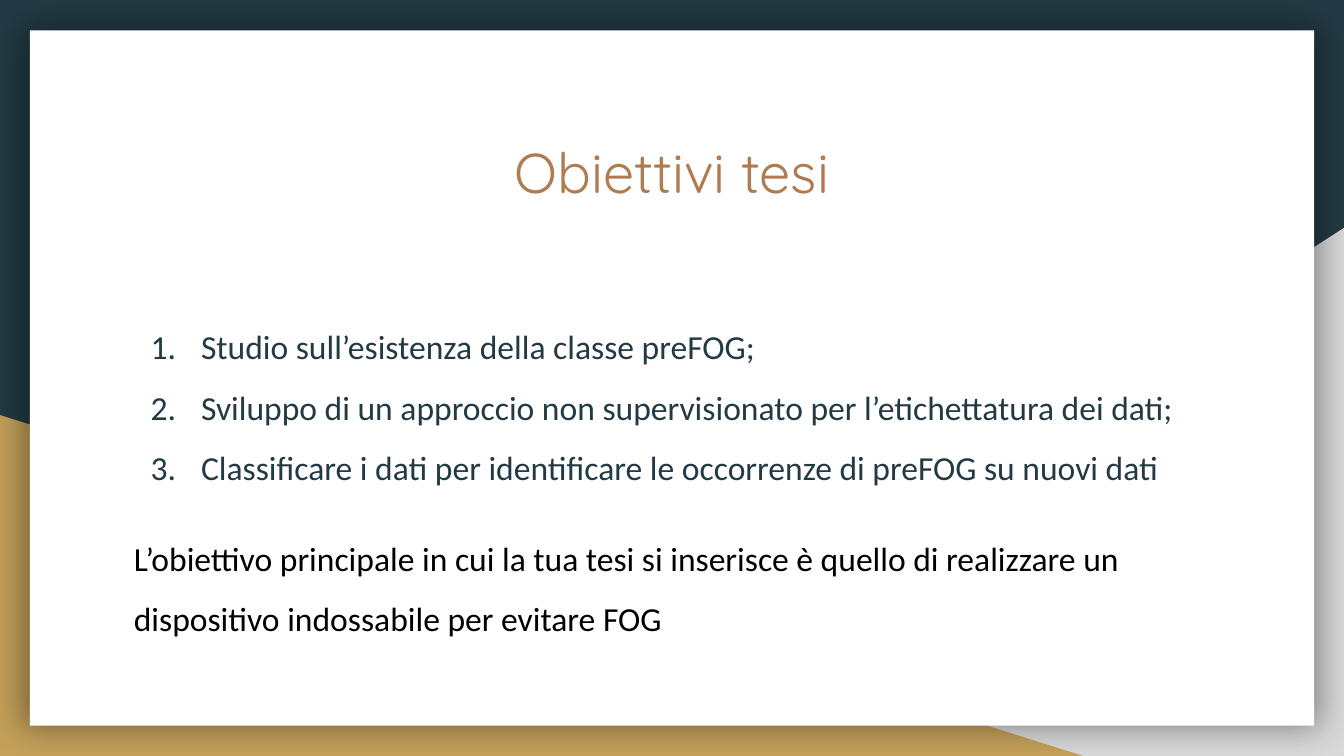
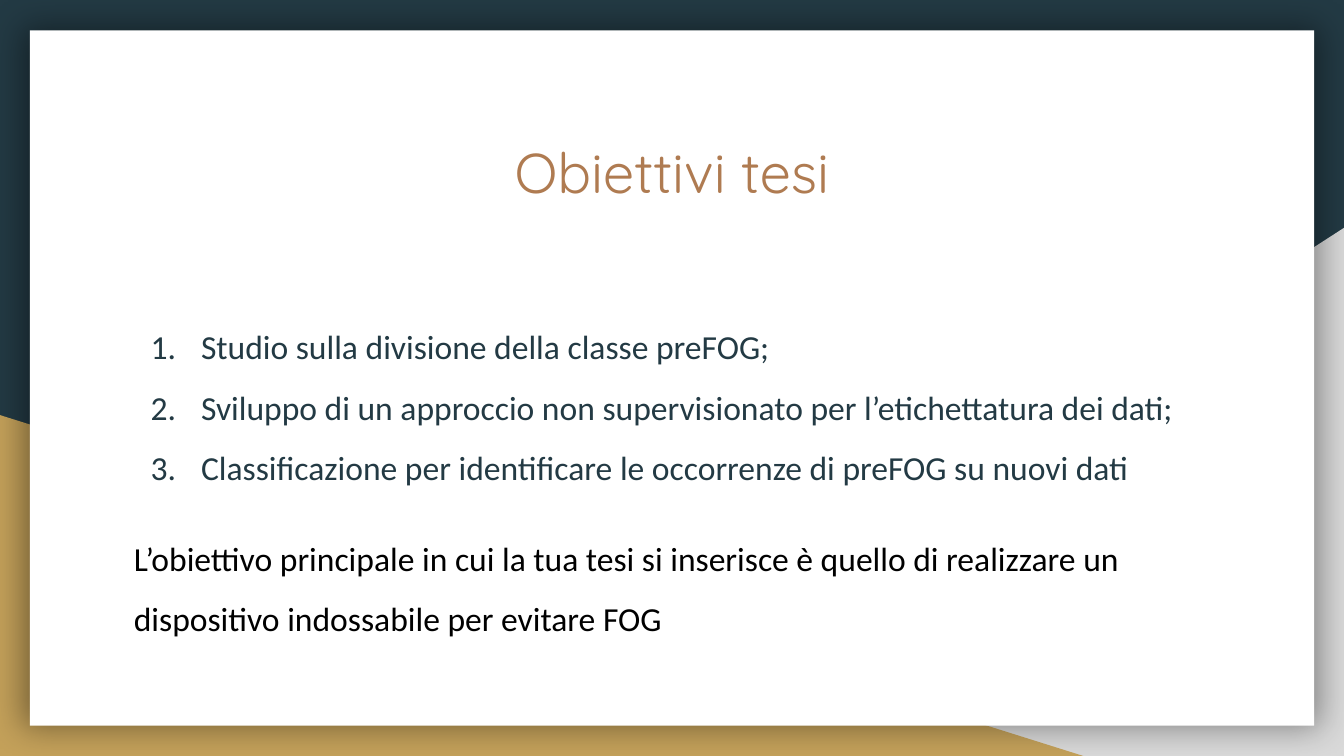
Before and after one commit to fuserale/tesi, a slide deck: slide 5 of tex_tesi/Apprendimento non supervisionato per l’identificazione di contesti di Freezing of Gait (FOG) in pazienti affetti da Morbo di Parkinson.pptx. Drawn at 1344x756 pixels with LibreOffice and Linux fonts; fonts in the diff are those of the drawing. Boxes give left, top, right and bottom in pixels: in the first picture for what was removed or moved away, otherwise in the second. Text is boxed around its words. In the diff, an @@ line names an element or a change of style, - is before the commit and + after.

Commit message:
13/03

```diff
--- a/tex_tesi/Apprendimento non supervisionato per l’identificazione di contesti di Freezing of Gait (FOG) in pazienti affetti da Morbo di Parkinson.pptx
+++ b/tex_tesi/Apprendimento non supervisionato per l’identificazione di contesti di Freezing of Gait (FOG) in pazienti affetti da Morbo di Parkinson.pptx
@@ text at (x1=201, y1=335, x2=769, y2=365): text changed @@
-1. Studio sull’esistenza della classe preFOG;
+1. Studio sulla divisione della classe preFOG;
@@ text at (x1=201, y1=456, x2=1128, y2=486): text changed @@
-3. Classificare i dati per identificare le occorrenze di preFOG su nuovi dati
+3. Classificazione per identificare le occorrenze di preFOG su nuovi dati
```
